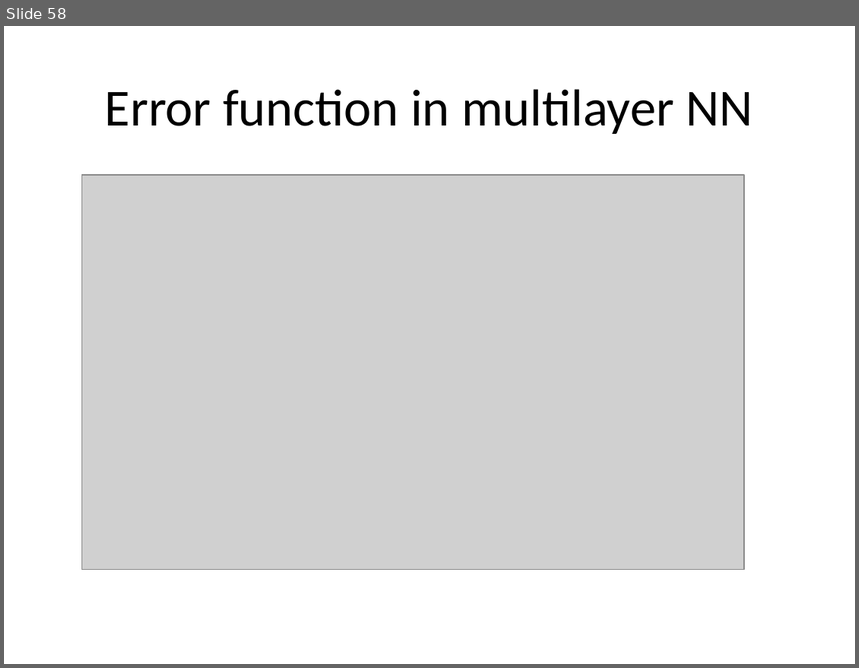
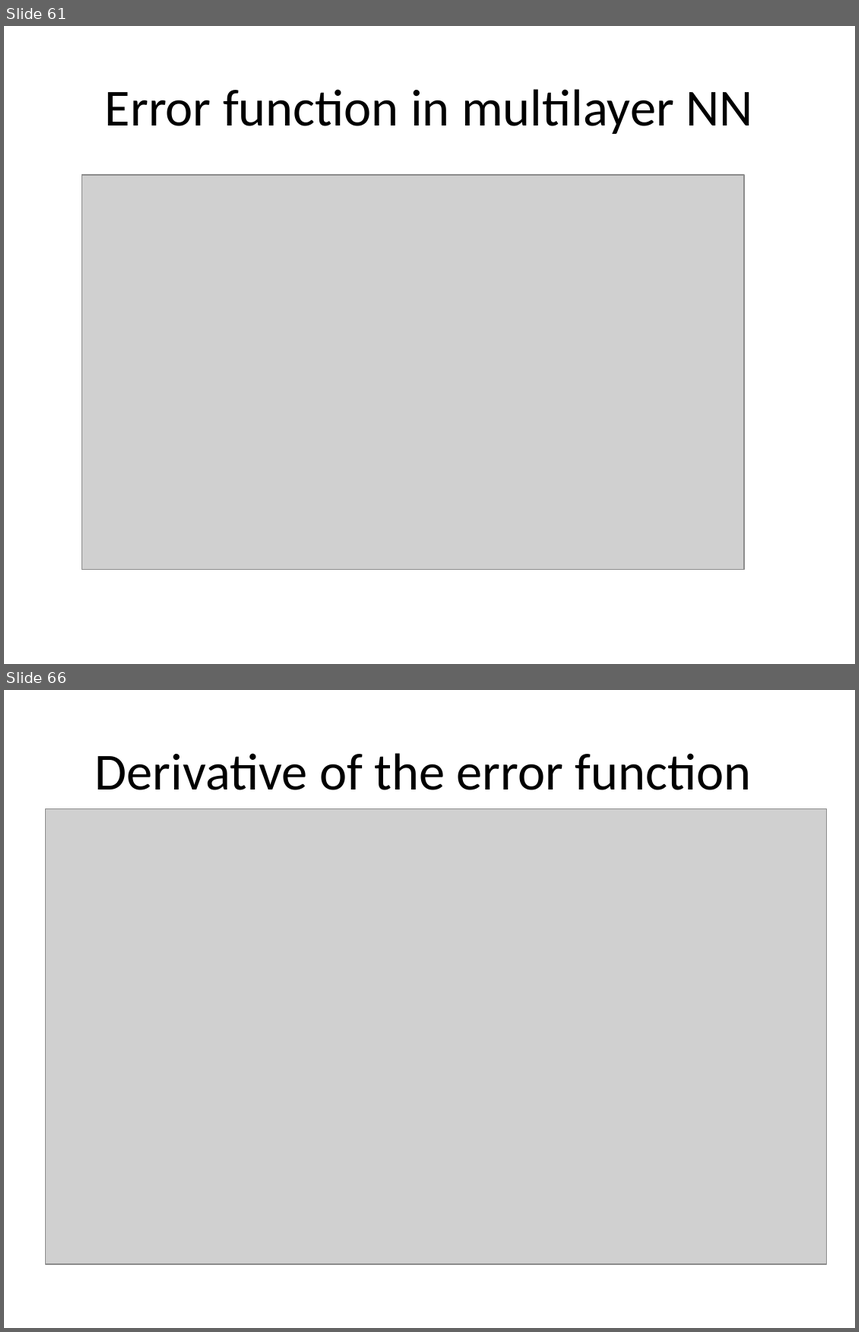
Before and after one commit to rahulbudholiya/DLWorkshop, a slide deck: presentation/Lecture 1 Deep learning/DL Presentation.pptx. Shown one above the other, each under a label of ours: slide 58 before the commit, slides 61 and 66 after it; the slides between them are not shown. The pictures are 859x668 and 859x1332 pixels, drawn with LibreOffice and Linux fonts; fonts in the diff are those of the drawing; grey boxes stand for pictures. Boxes give left, top, right and bottom in pixels: in the first picture for what was removed or moved away, otherwise in the second. Text is boxed around its words. In the diff, an @@ line names an element or a change of style, - is before the commit and + after.

```diff
--- a/presentation/Lecture 1 Deep learning/DL Presentation.pptx
+++ b/presentation/Lecture 1 Deep learning/DL Presentation.pptx
@@ slide 66 added at [4,690,855,1328], background #FFFFFF @@
@@ title added at [95,753,752,790], 44 pt, text #000000 @@
+Derivative of the error function
@@ picture added at [46,809,827,1265] @@
@@ what was slide 58 is now slide 61 @@
```
Also in this commit, not shown: 2 slides changed, 8 other slides added, 1 slide removed.
